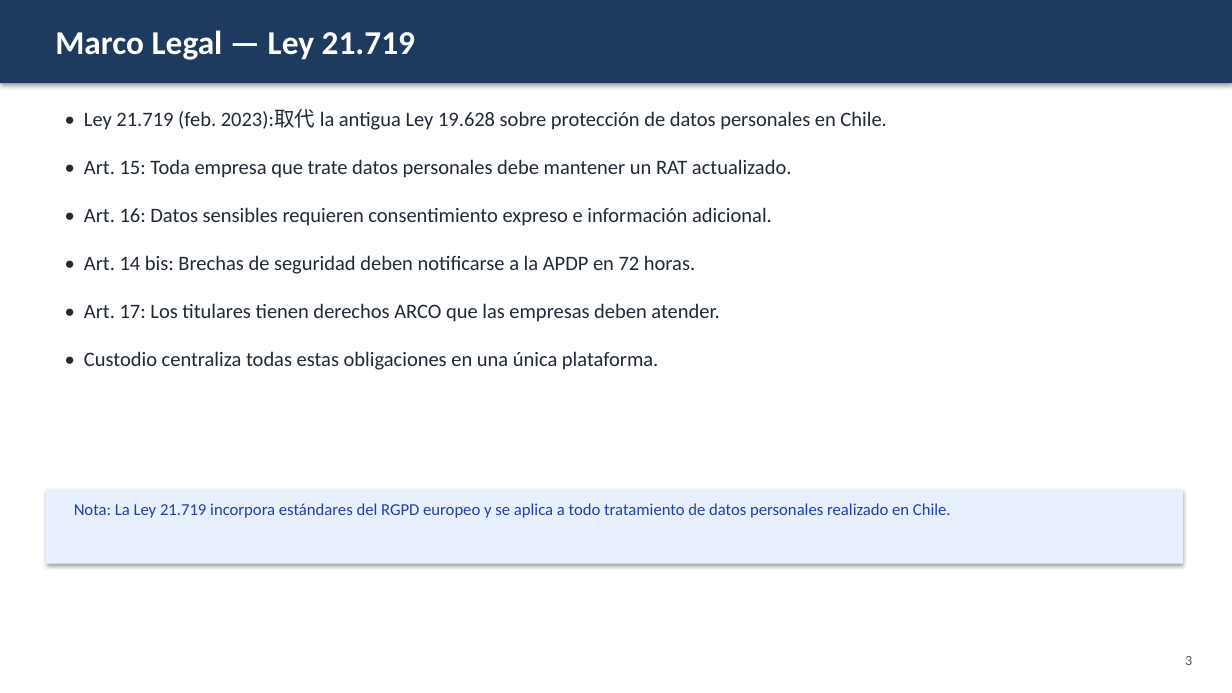
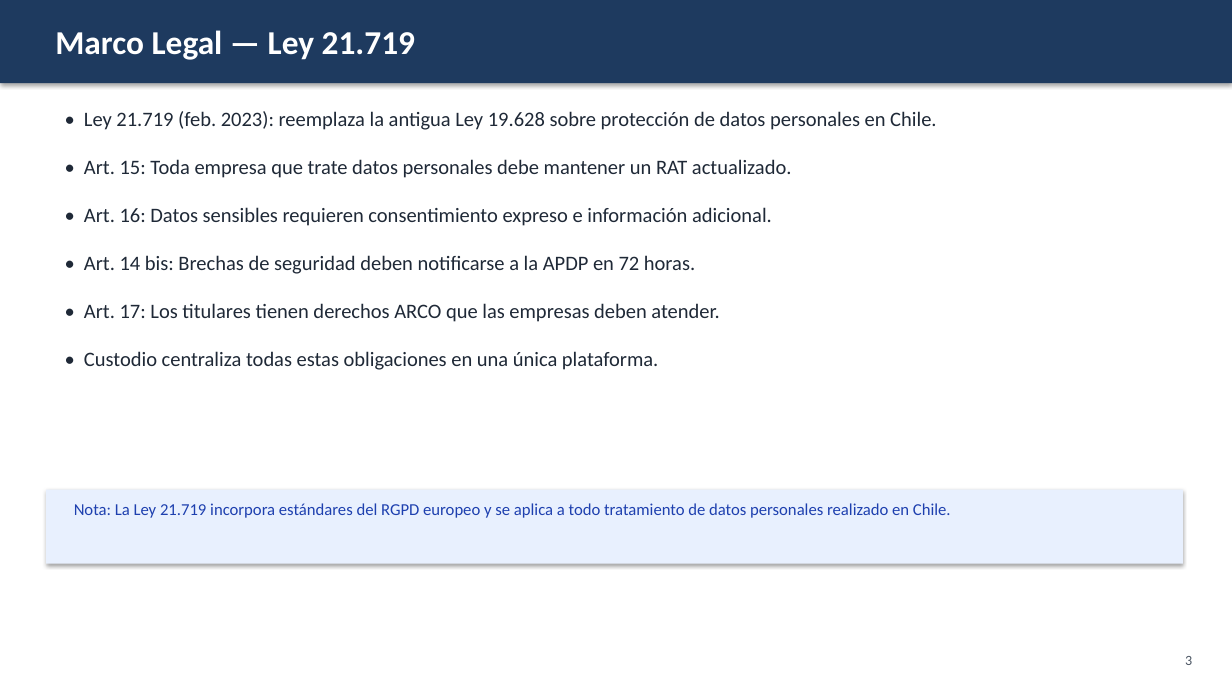
Before and after one commit to macollipal/custodio-rat, a slide deck: slide 3 of docs/exposiciones/2026-06-10_Custodio_Para_Profesores/Custodio_Para_Profesores_Ley21719.pptx. Drawn at 1232x693 pixels with LibreOffice and Linux fonts; fonts in the diff are those of the drawing. Boxes give left, top, right and bottom in pixels: in the first picture for what was removed or moved away, otherwise in the second. Text is boxed around its words. In the diff, an @@ line names an element or a change of style, - is before the commit and + after.

Commit message:
fix(expo): corregir caracter chino en slide Marco Legal

```diff
--- a/docs/exposiciones/2026-06-10_Custodio_Para_Profesores/Custodio_Para_Profesores_Ley21719.pptx
+++ b/docs/exposiciones/2026-06-10_Custodio_Para_Profesores/Custodio_Para_Profesores_Ley21719.pptx
@@ text at box(84, 111, 936, 130): text changed @@
-• Ley 21.719 (feb. 2023):取代 la antigua Ley 19.628 sobre protección de datos personales en Chile.
+• Ley 21.719 (feb. 2023): reemplaza la antigua Ley 19.628 sobre protección de datos personales en Chile.
```
Also in this commit, not shown: 1 other file.
